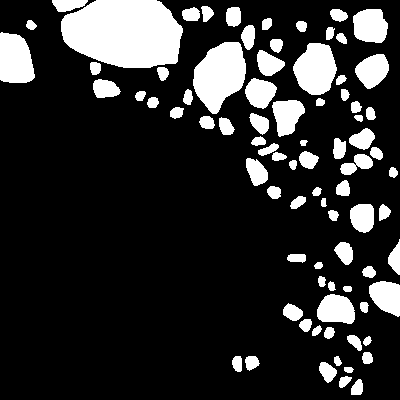
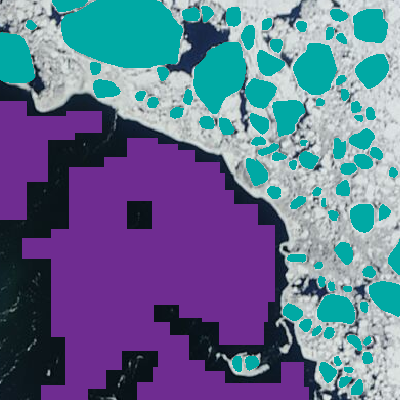
Two versions of the same layered image (400 × 400). Layer-by-layer changes:
added layer "water samples" (2nd of 2) above "ice floes" over (x1=0, y1=101, x2=309, y2=400)
hid "ice floes" (1st of 2) over (x1=0, y1=0, x2=400, y2=400)
